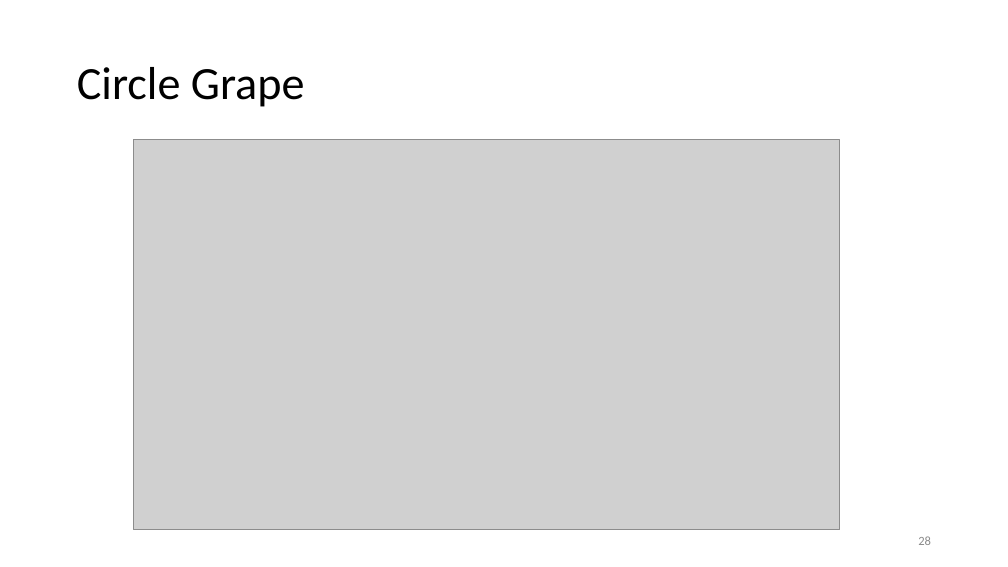
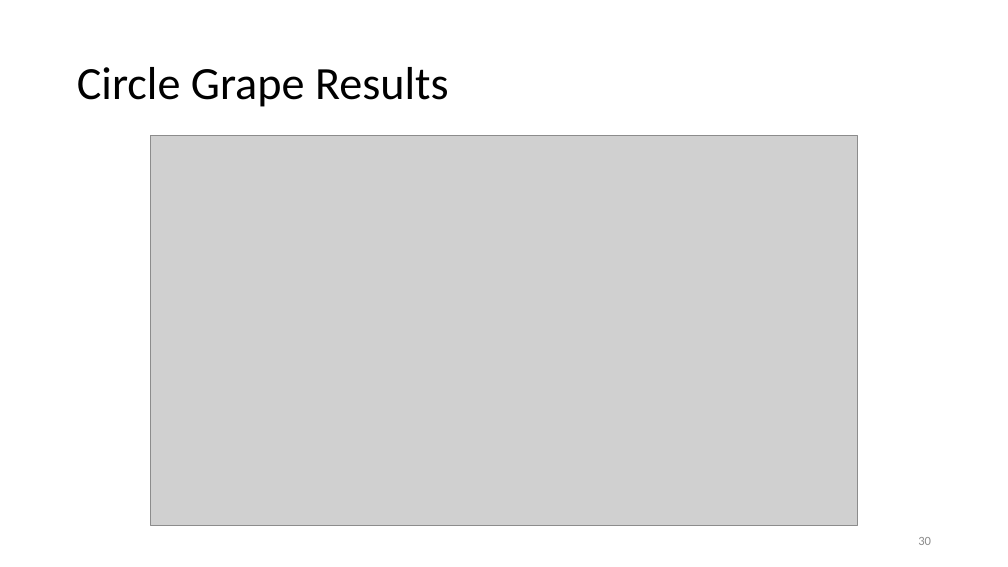
Before and after one commit to EeshGupta/Multimode-Conditional-Displacements, a slide deck: slide 30 of presentations/mcd.pptx (slide 28 before the commit). Drawn at 1008x567 pixels with LibreOffice and Linux fonts; fonts in the diff are those of the drawing; grey boxes stand for pictures. Boxes give left, top, right and bottom in pixels: in the first picture for what was removed or moved away, otherwise in the second. Text is boxed around its words. In the diff, an @@ line names an element or a change of style, - is before the commit and + after.

```diff
--- a/presentations/mcd.pptx
+++ b/presentations/mcd.pptx
@@ title at <box>77,67,449,107</box>: text changed @@
-Circle Grape
+Circle Grape Results
@@ picture: place and size @@
-picture at <box>133,140,839,530</box>
+picture at <box>151,135,858,526</box>
@@ page number at <box>918,537,931,545</box>: text changed @@
-28
+30
```
Also in this commit, not shown: 6 other slides changed, 8 slides added, 1 slide removed, 1 other file.
